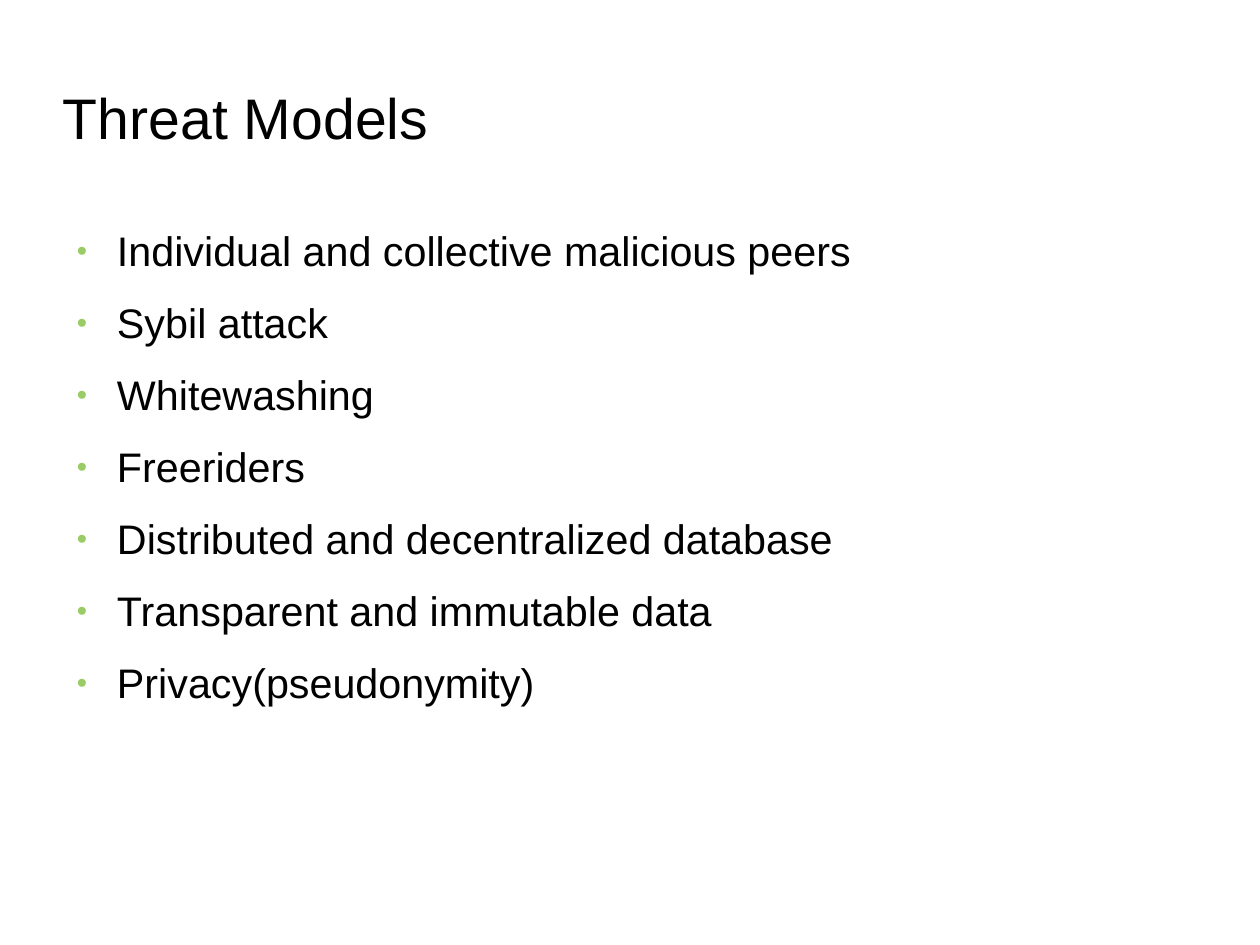
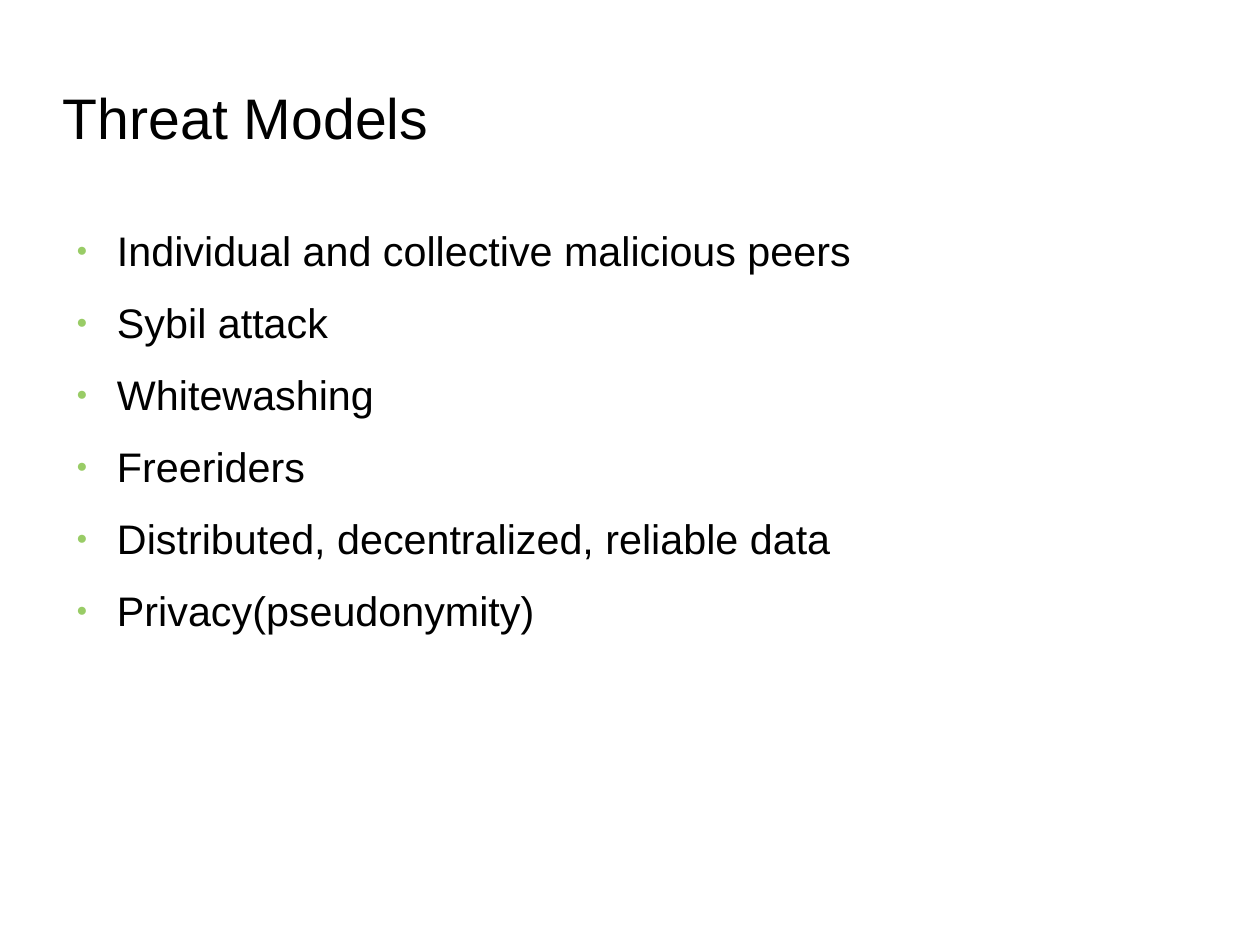
Before and after one commit to s2-t2/blockchain_reputation_system, a slide deck: slide 22 of documents/Presentation/Presentation.odp (slide 23 before the commit). Drawn at 1260x945 pixels with LibreOffice and Linux fonts; fonts in the diff are those of the drawing; background and template pictures are left out. Boxes give left, top, right and bottom in pixels: in the first picture for what was removed or moved away, otherwise in the second. Text is boxed around its words. In the diff, an @@ line names an element or a change of style, - is before the commit and + after.

```diff
--- a/documents/Presentation/Presentation.odp
+++ b/documents/Presentation/Presentation.odp
@@ text at <box>117,524,830,560</box>: text changed @@
-● Distributed and decentralized database
-● Transparent and immutable data
+● Distributed, decentralized, reliable data
```
Also in this commit, not shown: 4 other slides changed, 1 slide added, 2 slides removed, 1 other file.
